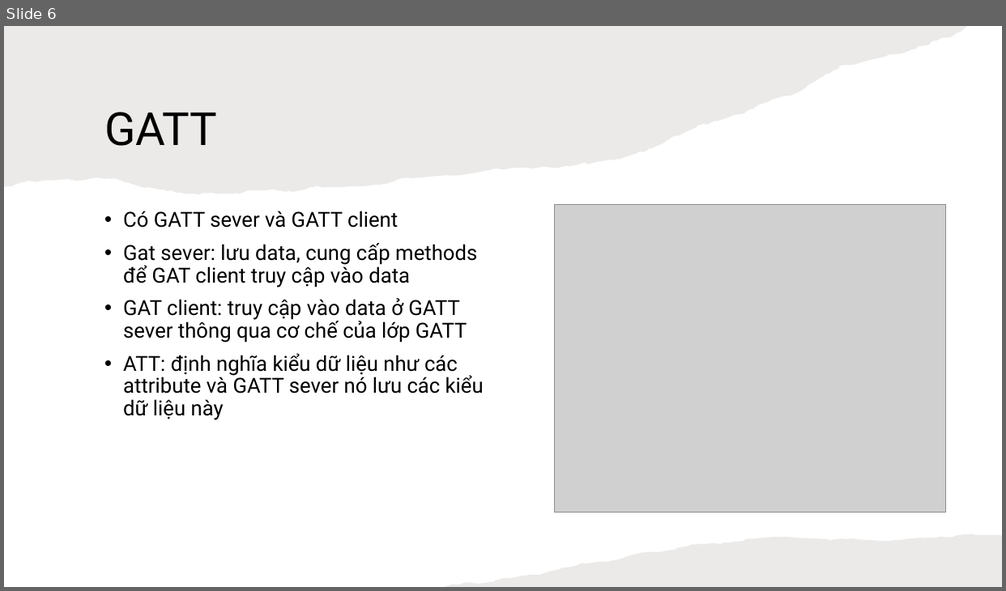
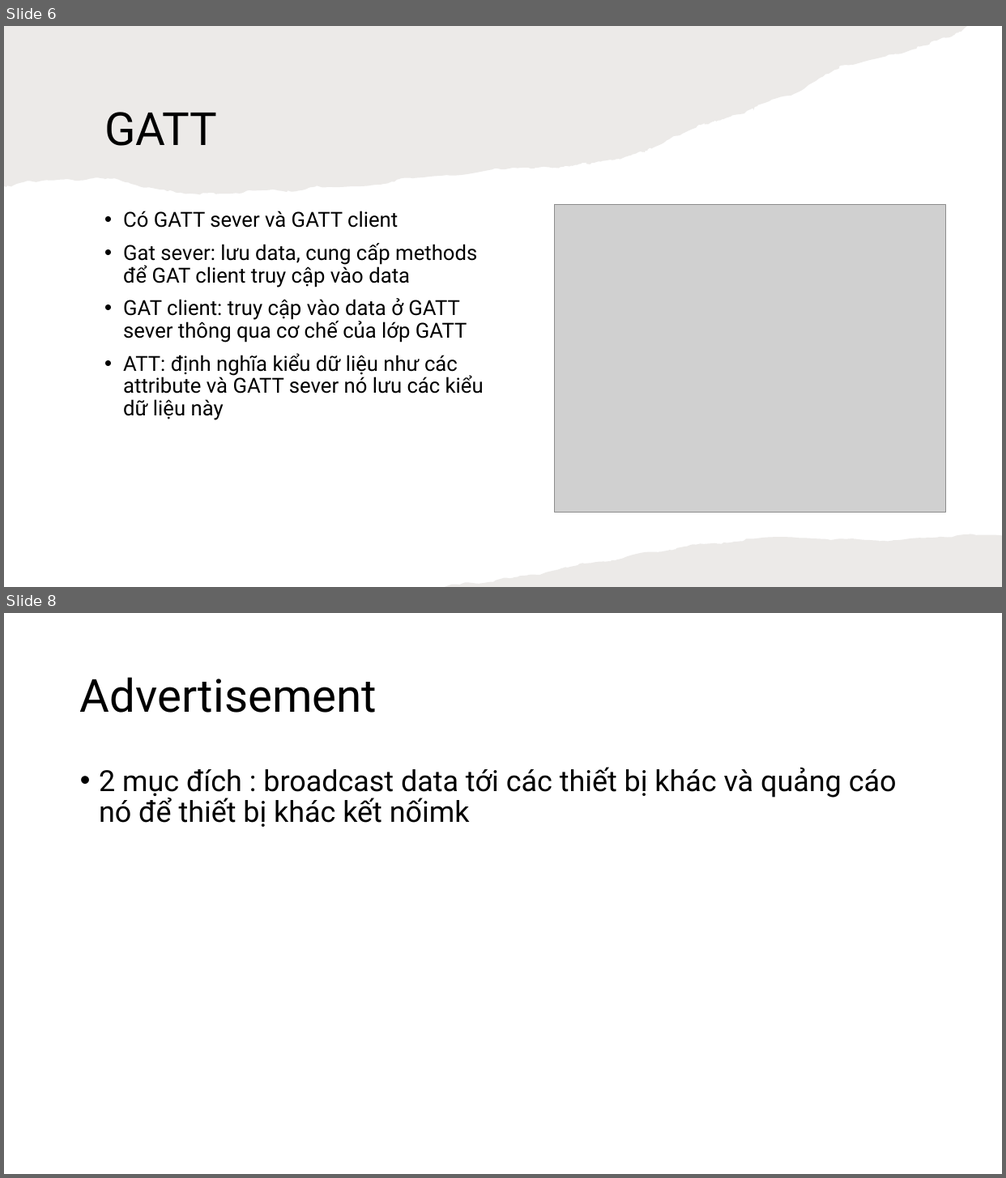
Before and after one commit to Vuhuuduong1998/BLE, a slide deck: BLE Spec.pptx. Shown one above the other, each under a label of ours: slide 6 before the commit, slides 6 and 8 after it; the slides between them are not shown. The pictures are 1006x591 and 1006x1178 pixels, drawn with LibreOffice and Linux fonts; fonts in the diff are those of the drawing; grey boxes stand for pictures. Boxes give left, top, right and bottom in pixels: in the first picture for what was removed or moved away, otherwise in the second. Text is boxed around its words. In the diff, an @@ line names an element or a change of style, - is before the commit and + after.

```diff
--- a/BLE Spec.pptx
+++ b/BLE Spec.pptx
@@ slide 8 added at box(4, 613, 1002, 1174), background #FFFFFF @@
@@ title added at box(80, 677, 377, 713), 44 pt, text #000000 @@
+Advertisement
@@ text added at box(99, 767, 897, 827), 28 pt, text #000000 @@
+• 2 mục đích : broadcast data tới các thiết bị khác và quảng cáo nó để thiết bị khác kết nốimk
```
Also in this commit, not shown: 5 other slides added.
